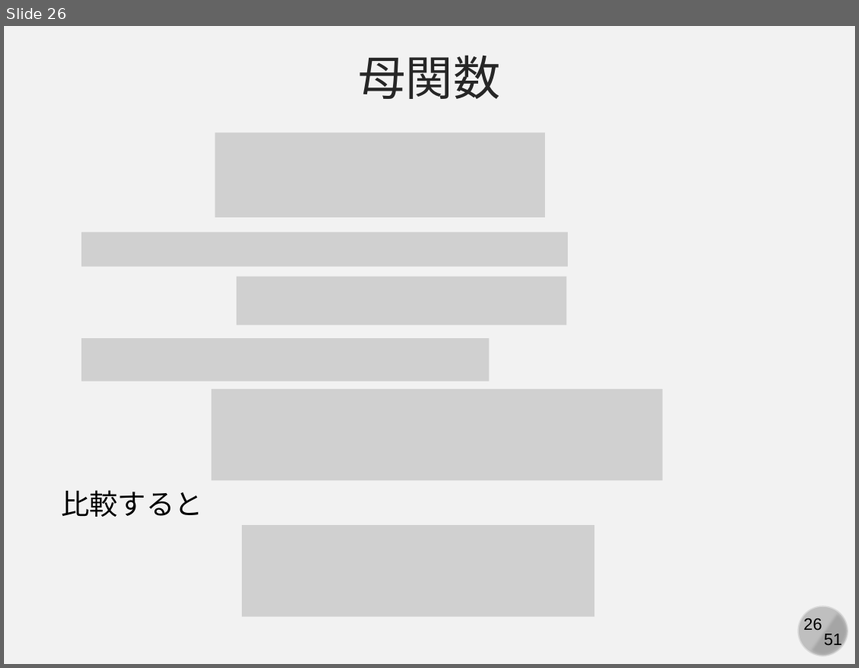
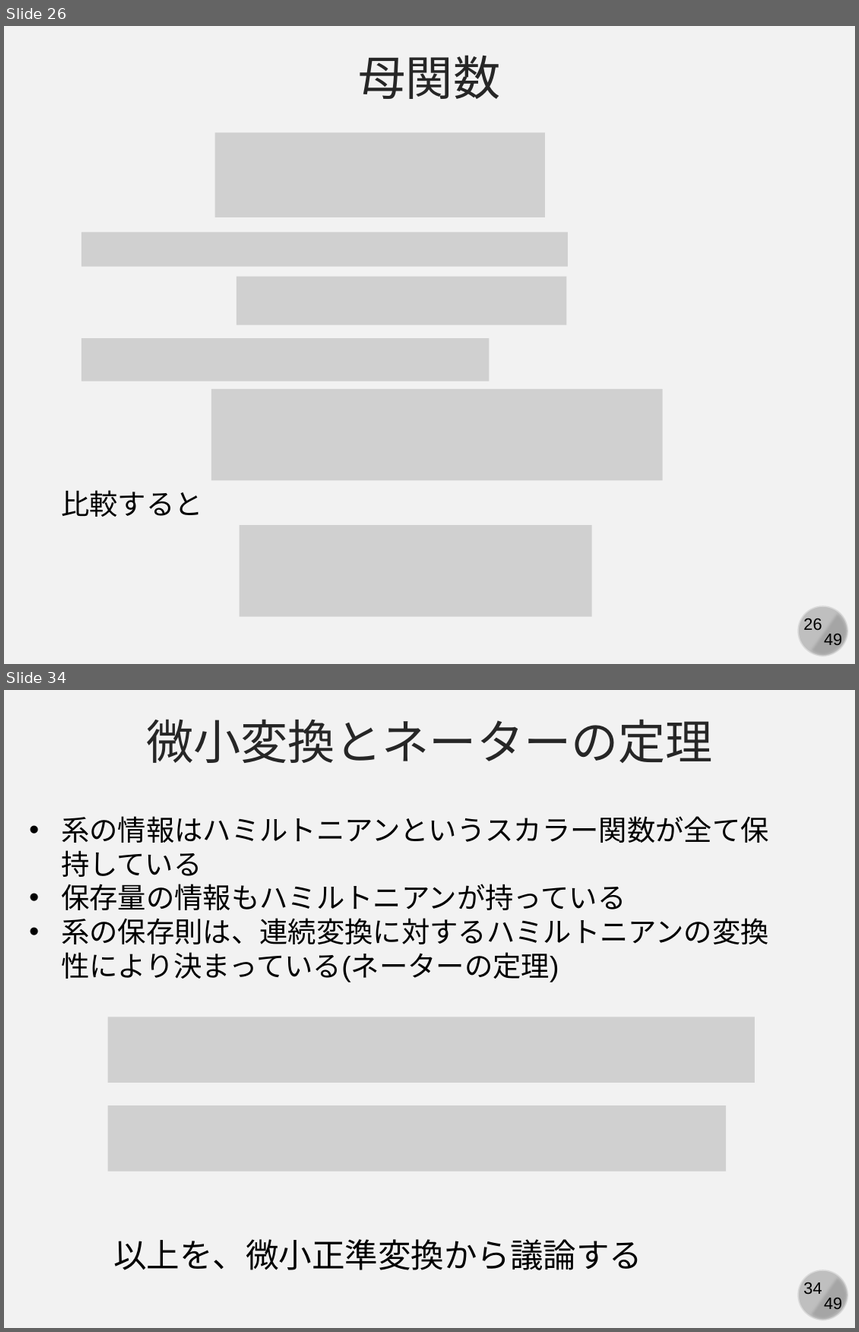
Before and after one commit to kaityo256/classical_mechanics, a slide deck: canonical_transformation/fig/slide.pptx. Shown one above the other, each under a label of ours: slide 26 before the commit, slides 26 and 34 after it; the slides between them are not shown. The pictures are 859x668 and 859x1332 pixels, drawn with LibreOffice and Linux fonts; fonts in the diff are those of the drawing; grey boxes stand for pictures. Boxes give left, top, right and bottom in pixels: in the first picture for what was removed or moved away, otherwise in the second. Text is boxed around its words. In the diff, an @@ line names an element or a change of style, - is before the commit and + after.

```diff
--- a/canonical_transformation/fig/slide.pptx
+++ b/canonical_transformation/fig/slide.pptx
@@ slide 34 added at [4,690,855,1328], background #F2F2F2; not listed: 4 template elements that a slide beside it also shows @@
@@ text added at [146,719,713,763], 40 pt, text #262626 @@
+微小変換とネーターの定理
@@ text added at [61,816,769,983], 24 pt, text #000000 @@
+• 系の情報はハミルトニアンというスカラー関数が全て保持している
+• 保存量の情報もハミルトニアンが持っている
+• 系の保存則は、連続変換に対するハミルトニアンの変換性により決まっている(ネーターの定理)
@@ picture added at [108,1017,755,1082] @@
@@ picture added at [108,1106,726,1172] @@
@@ text added at [113,1239,642,1271], 28 pt, text #000000 @@
+以上を、微小正準変換から議論する
@@ slide 26 changed as well @@
@@ picture: place and size @@
-picture at [243,525,595,617]
+picture at [239,525,591,617]
@@ text at [824,634,842,649]: text changed @@
-51
+49
```
Also in this commit, not shown: 26 other slides changed, 21 other slides added, 2 slides removed, 1 other file.
